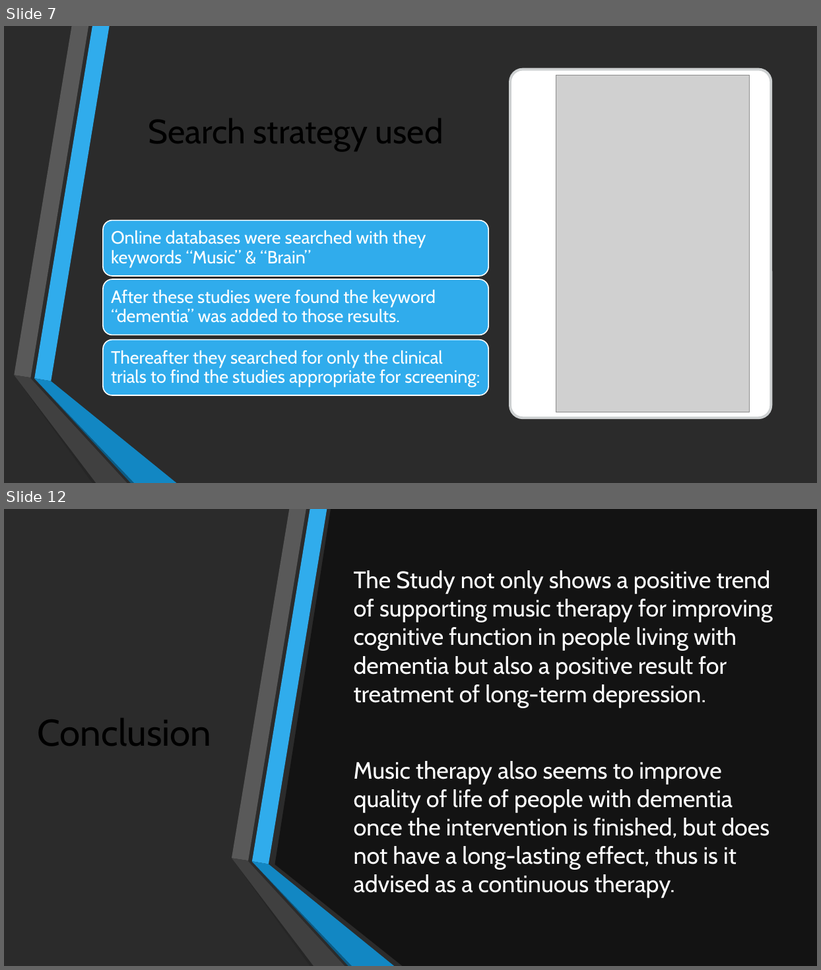
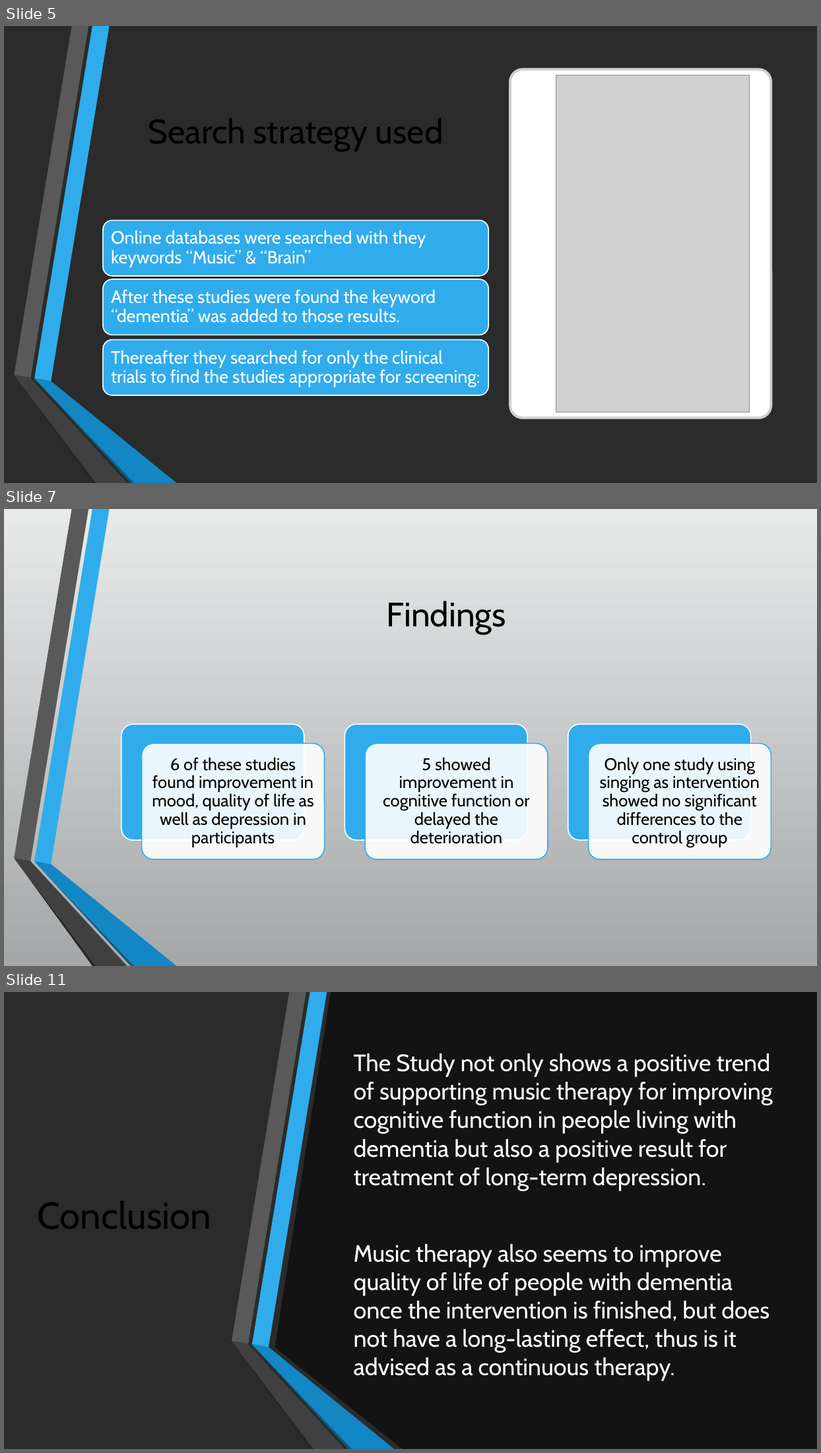
Before and after one commit to LoftieFourie/Honours_Project, a slide deck: MusicTherapy.pptx. Shown one above the other, each under a label of ours: slides 7 and 12 before the commit, slides 5, 7 and 11 after it; the slides between them are not shown. The pictures are 821x970 and 821x1453 pixels, drawn with LibreOffice and Linux fonts; fonts in the diff are those of the drawing; grey boxes stand for pictures; background and template pictures are left out; a plain dark background stands for a picture behind light text. Boxes give left, top, right and bottom in pixels: in the first picture for what was removed or moved away, otherwise in the second. Text is boxed around its words. In the diff, an @@ line names an element or a change of style, - is before the commit and + after.

```diff
--- a/MusicTherapy.pptx
+++ b/MusicTherapy.pptx
@@ slide 7 added at box(4, 509, 817, 966), background gradient #E9EAEB to #A5A8A9; not listed: 6 template elements that a slide beside it also shows @@
@@ title added at box(387, 601, 506, 634), 40 pt, text #000000 @@
+Findings
@@ group added at box(121, 724, 772, 859): 6 rounded rectangles, 3 texts @@
+6 of these studies found improvement in mood, quality of life as well as depression in participants
+5 showed improvement in cognitive function or delayed the deterioration
+Only one study using singing as intervention showed no significant differences to the control group
@@ what was slide 7 is now slide 5 @@
@@ what was slide 12 is now slide 11 @@
```
Also in this commit, not shown: 2 slides changed, 2 other slides added, 4 slides removed.
